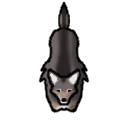
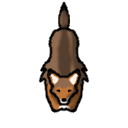
Layer changes from the first 128px x 128px image to the second:
added layer "Color 2" above "Color" over (40, 4, 88, 112)
